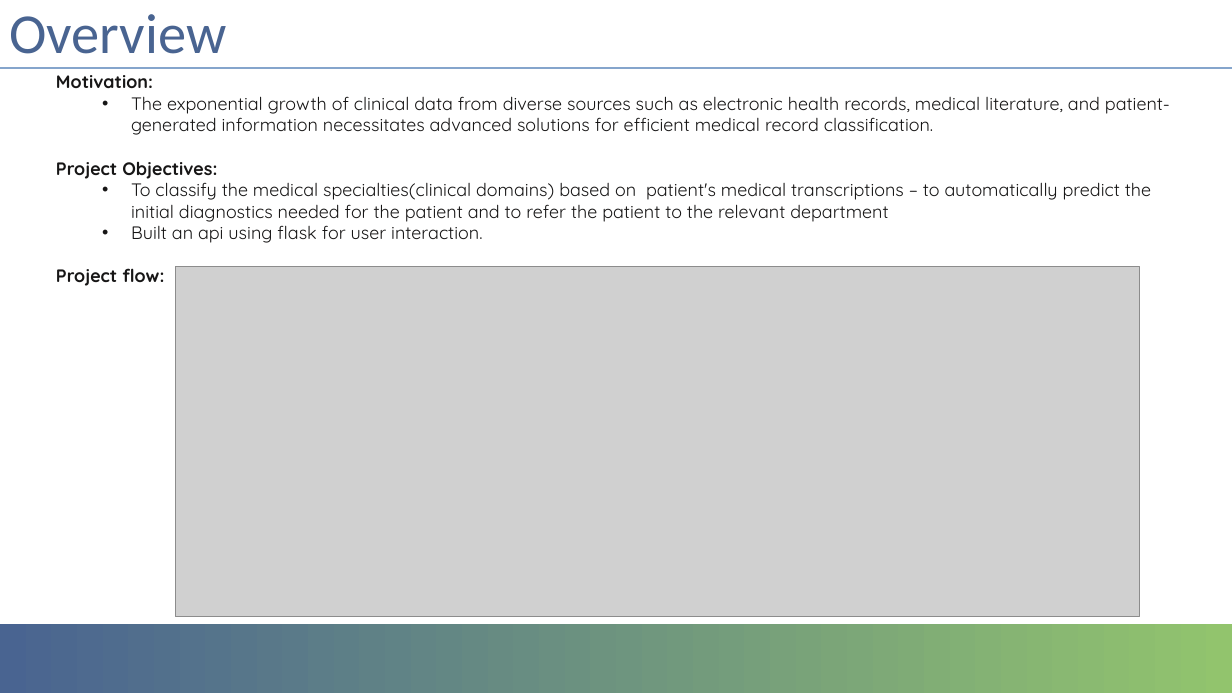
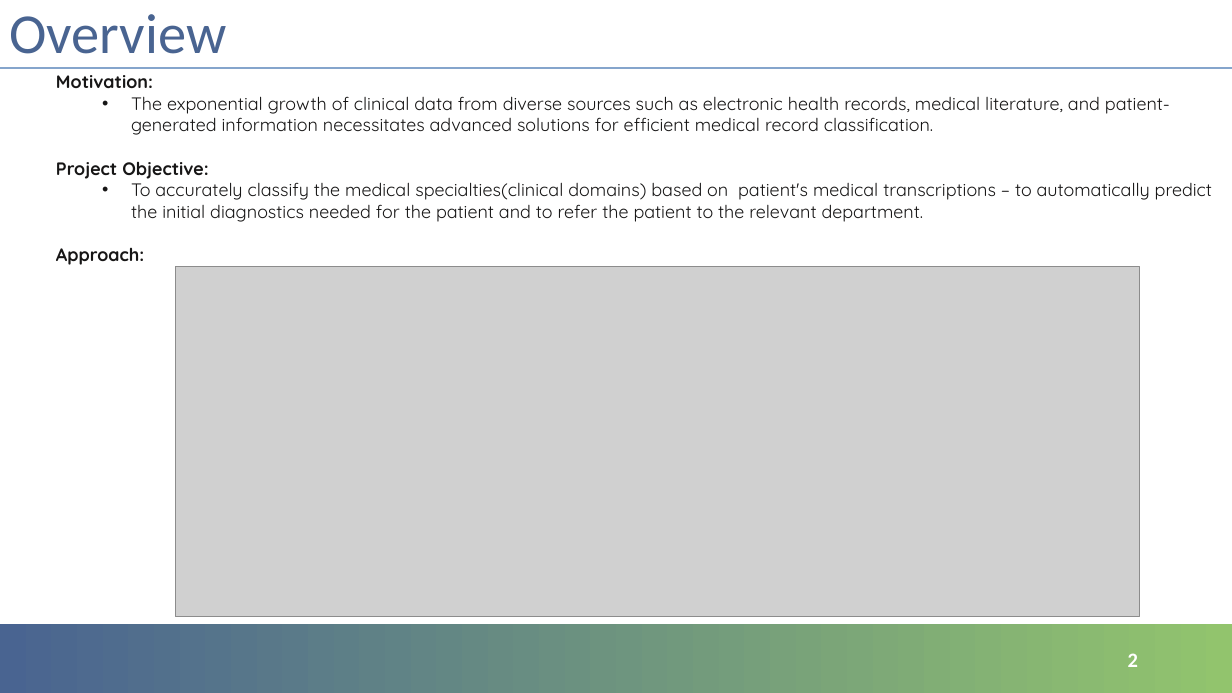
Before and after one commit to LakshmikarPolamreddy/Clinical_domain_classification_final_project_NLP, a slide deck: slide 2 of Leveraging NLP techniques in healthcare domain for clinical domain classification.pptx. Drawn at 1232x693 pixels with LibreOffice and Linux fonts; fonts in the diff are those of the drawing; grey boxes stand for pictures; background and template pictures are left out. Boxes give left, top, right and bottom in pixels: in the first picture for what was removed or moved away, otherwise in the second. Text is boxed around its words. In the diff, an @@ line names an element or a change of style, - is before the commit and + after.

```diff
--- a/Leveraging NLP techniques in healthcare domain for clinical domain classification.pptx
+++ b/Leveraging NLP techniques in healthcare domain for clinical domain classification.pptx
@@ text at box(56, 162, 1212, 265): text changed @@
-Project Objectives:
-  • To classify the medical specialties(clinical domains) based on patient's medical transcriptions – to automatically predict the initial diagnostics needed for the patient and to refer the patient to the relevant department
-  • Built an api using flask for user interaction.
-Project flow:
+Project Objective:
+  • To accurately classify the medical specialties(clinical domains) based on patient's medical transcriptions – to automatically predict the initial diagnostics needed for the patient and to refer the patient to the relevant department.
+Approach:
@@ page number added at box(1128, 653, 1138, 667), 16 pt, text #FFFFFF, bold @@
+2
```
Also in this commit, not shown: 8 other slides changed, 2 slides added.
